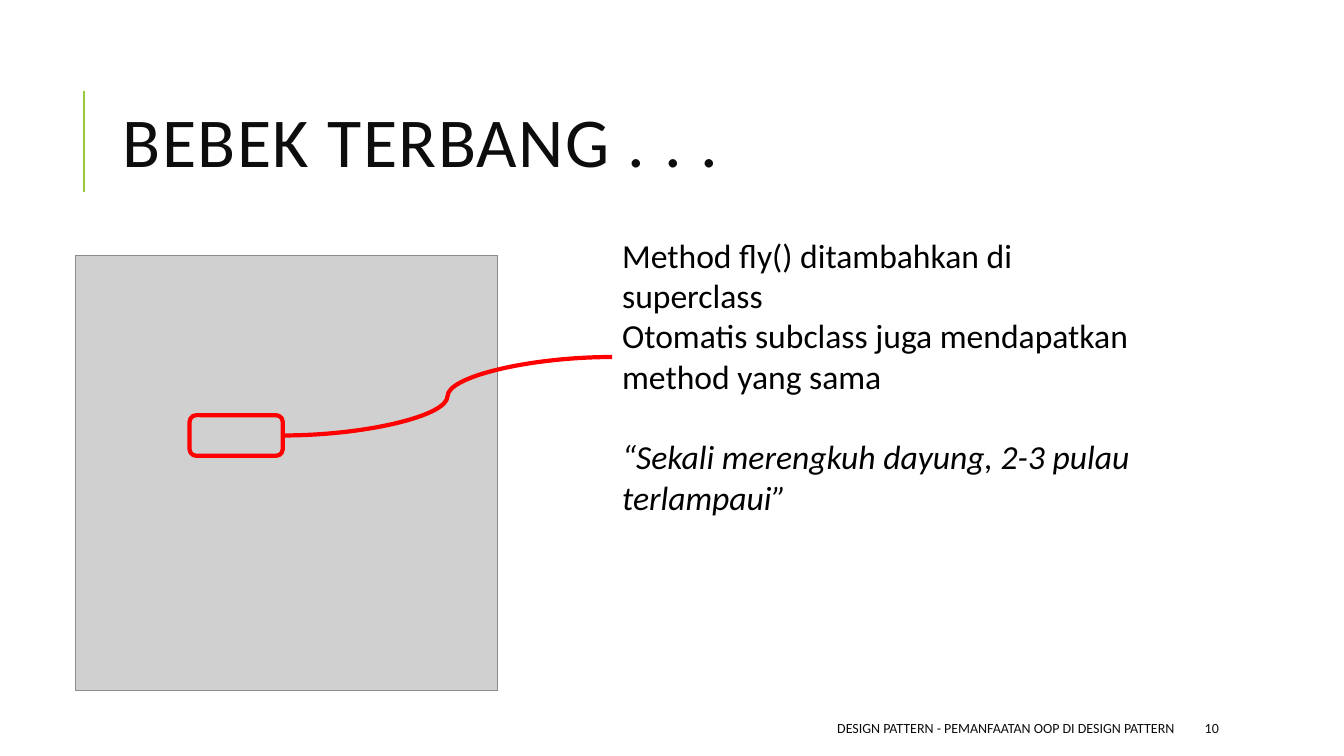
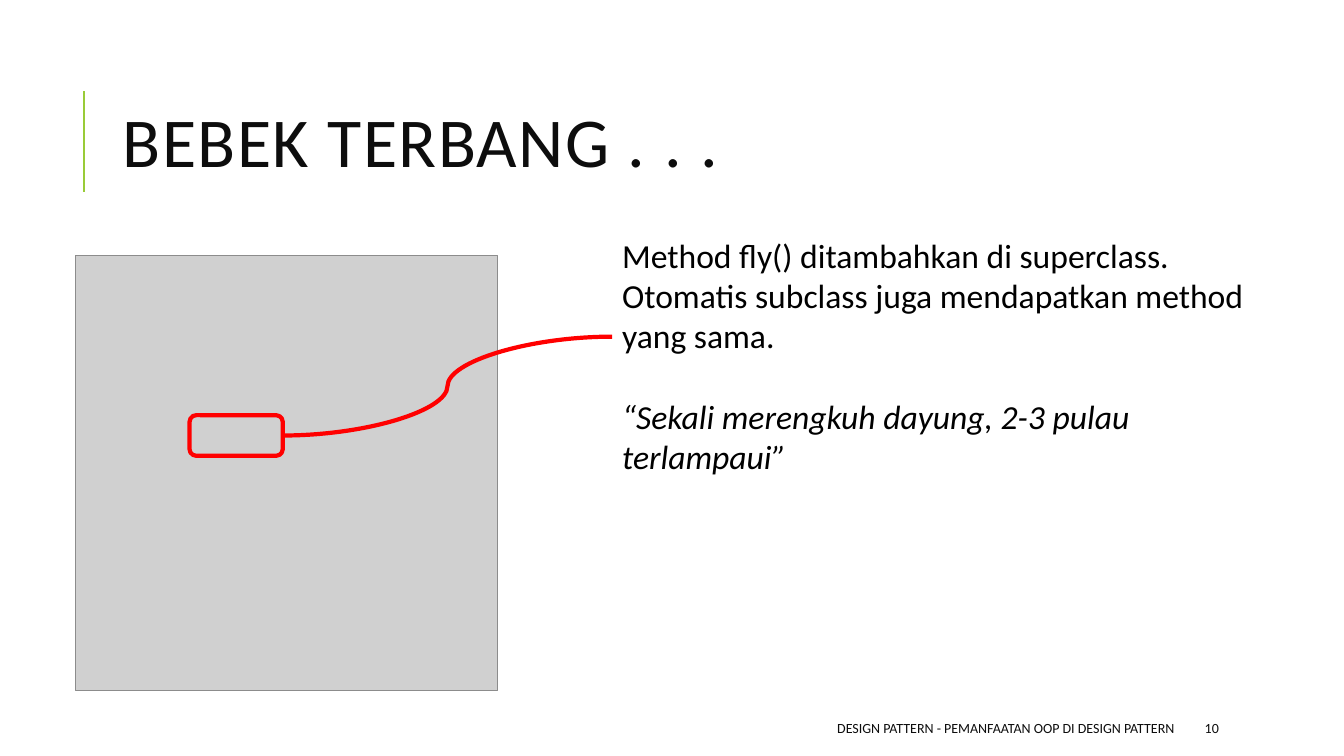
Before and after one commit to ksatria/MK-Design-Pattern, a slide deck: slide 10 of PPT/Design Pattern 2 - Review OOP dan Pemanfaatannya di Design Pattern.pptx. Drawn at 1344x756 pixels with LibreOffice and Linux fonts; fonts in the diff are those of the drawing; grey boxes stand for pictures. Boxes give left, top, right and bottom in pixels: in the first picture for what was removed or moved away, otherwise in the second. Text is boxed around its words. In the diff, an @@ line names an element or a change of style, - is before the commit and + after.

```diff
--- a/PPT/Design Pattern 2 - Review OOP dan Pemanfaatannya di Design Pattern.pptx
+++ b/PPT/Design Pattern 2 - Review OOP dan Pemanfaatannya di Design Pattern.pptx
@@ text at <box>622,243,1243,354</box>: text changed @@
-Method fly() ditambahkan di superclass
-Otomatis subclass juga mendapatkan method yang sama
+Method fly() ditambahkan di superclass.
+Otomatis subclass juga mendapatkan method yang sama.
@@ curved line moved from (283, 436) - (612, 357) to (283, 436) - (612, 337) @@
```
Also in this commit, not shown: 6 other slides changed.
